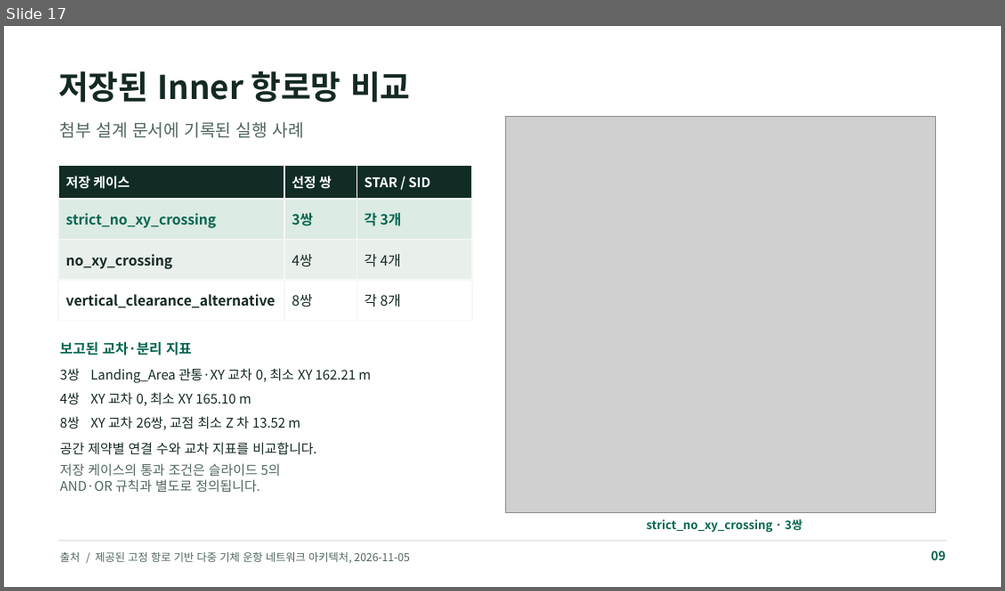
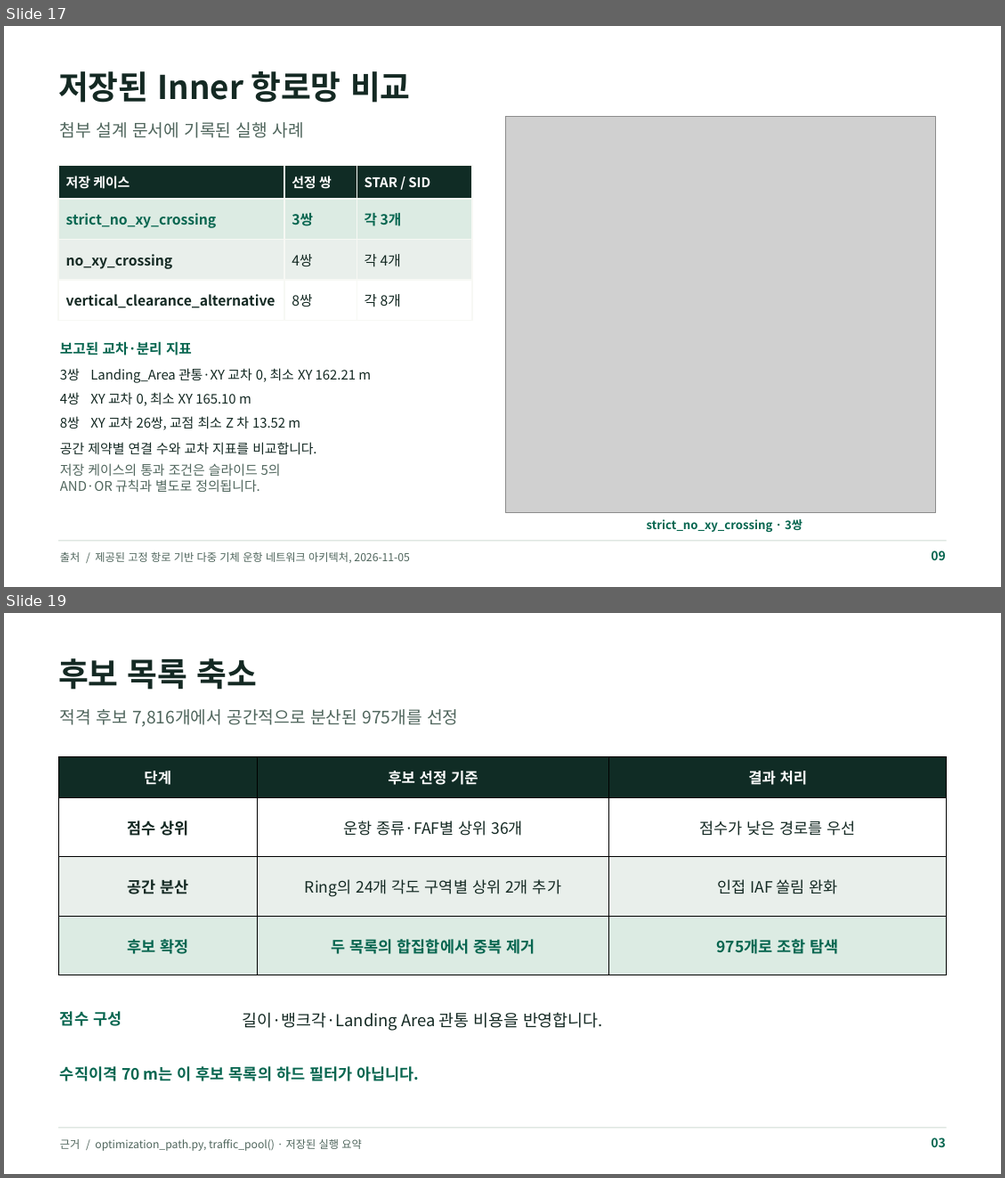
Before and after one commit to shung2001/Landing_Depature_Process, a slide deck: 수정본_20261103/UAM_Ring_Approach_Design.pptx. Shown one above the other, each under a label of ours: slide 17 before the commit, slides 17 and 19 after it; the slides between them are not shown. The pictures are 1005x591 and 1005x1178 pixels, drawn with LibreOffice and Linux fonts; fonts in the diff are those of the drawing; grey boxes stand for pictures. Boxes give left, top, right and bottom in pixels: in the first picture for what was removed or moved away, otherwise in the second. Text is boxed around its words. In the diff, an @@ line names an element or a change of style, - is before the commit and + after.

```diff
--- a/수정본_20261103/UAM_Ring_Approach_Design.pptx
+++ b/수정본_20261103/UAM_Ring_Approach_Design.pptx
@@ slide 19 added at <box>4,613,1001,1174</box>, background #FFFFFF @@
@@ text added at <box>58,658,258,690</box>, 31.5 pt, text #142923, bold @@
+후보 목록 축소
@@ text added at <box>60,709,458,727</box>, 16.5 pt, text #50665D @@
+적격 후보 7,816개에서 공간적으로 분산된 975개를 선정
@@ table added at <box>58,757,947,976</box>, 4 rows, 3 columns @@
+단계 | 후보 선정 기준 | 결과 처리
+점수 상위 | 운항 종류·FAF별 상위 36개 | 점수가 낮은 경로를 우선
+공간 분산 | Ring의 24개 각도 구역별 상위 2개 추가 | 인접 IAF 쏠림 완화
+후보 확정 | 두 목록의 합집합에서 중복 제거 | 975개로 조합 탐색
@@ text added at <box>60,1011,121,1026</box>, 15 pt, text #086650, bold @@
+점수 구성
@@ text added at <box>243,1012,603,1030</box>, 15.8 pt, text #142923 @@
+길이·뱅크각·Landing Area 관통 비용을 반영합니다.
@@ text added at <box>60,1066,419,1081</box>, 15 pt, text #086650, bold @@
+수직이격 70 m는 이 후보 목록의 하드 필터가 아닙니다.
@@ rectangle added at <box>58,1127,947,1128</box>, fill #CFDBD3 @@
@@ text added at <box>60,1139,361,1151</box>, 10.5 pt, text #50665D @@
+근거 / optimization_path.py, traffic_pool() · 저장된 실행 요약
@@ text added at <box>930,1137,945,1147</box>, 12 pt, text #086650, bold @@
+03
```
Also in this commit, not shown: 2 slides changed, 2 other slides added, 9 other files.
